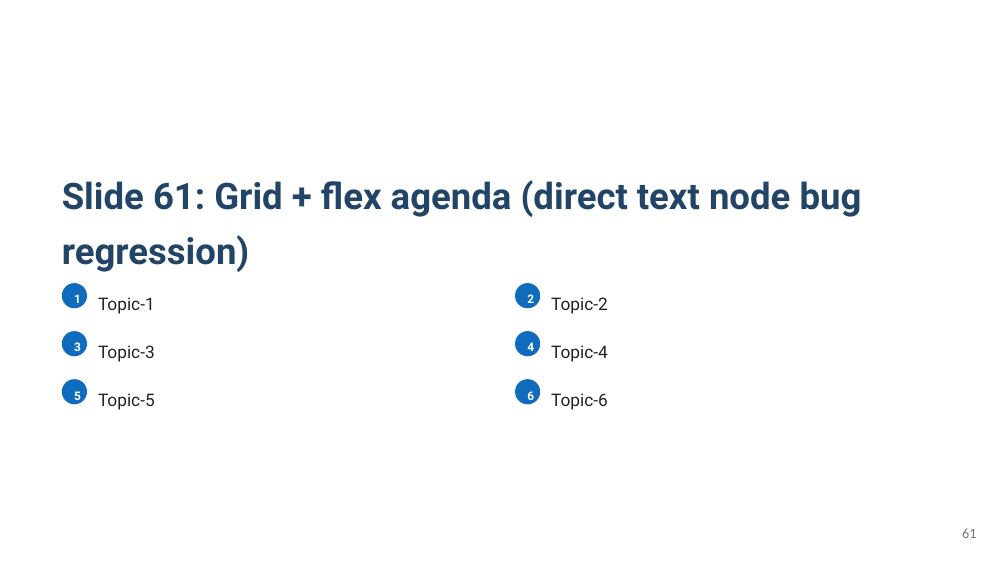
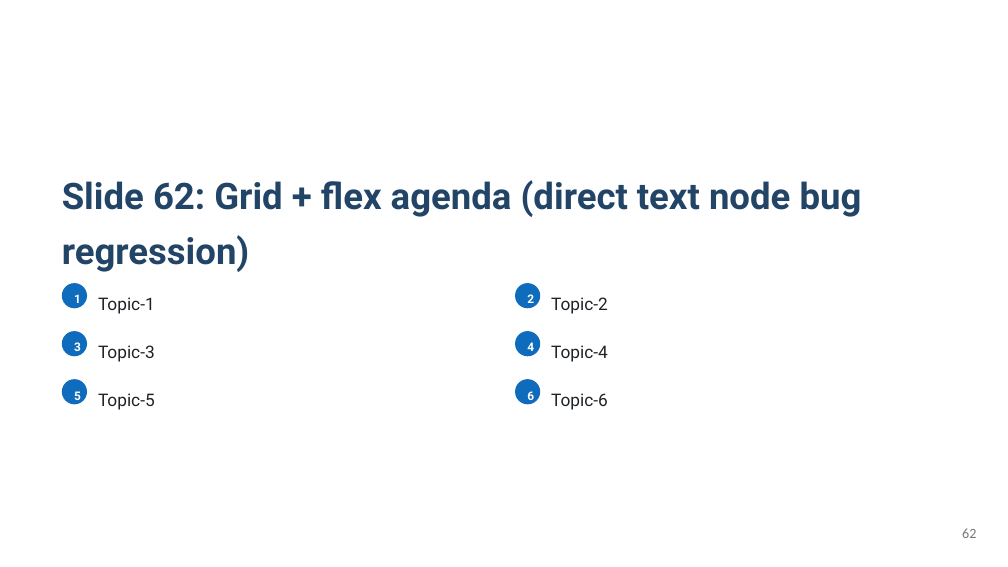
Before and after one commit to KatsuYuzu/marp-to-editable-pptx, a slide deck: slide 62 of output-pptx/test-output.pptx (slide 61 before the commit). Drawn at 1008x567 pixels with LibreOffice and Linux fonts; fonts in the diff are those of the drawing. Boxes give left, top, right and bottom in pixels: in the first picture for what was removed or moved away, otherwise in the second. Text is boxed around its words. In the diff, an @@ line names an element or a change of style, - is before the commit and + after.

```diff
--- a/output-pptx/test-output.pptx
+++ b/output-pptx/test-output.pptx
@@ text at <box>62,180,862,272</box>: text changed @@
-Slide 61: Grid + flex agenda (direct text node bug regression)
+Slide 62: Grid + flex agenda (direct text node bug regression)
@@ page number at <box>962,528,976,538</box>: text changed @@
-61
+62
```
Also in this commit, not shown: 14 other slides changed, 11 slides added, 1 other file.
